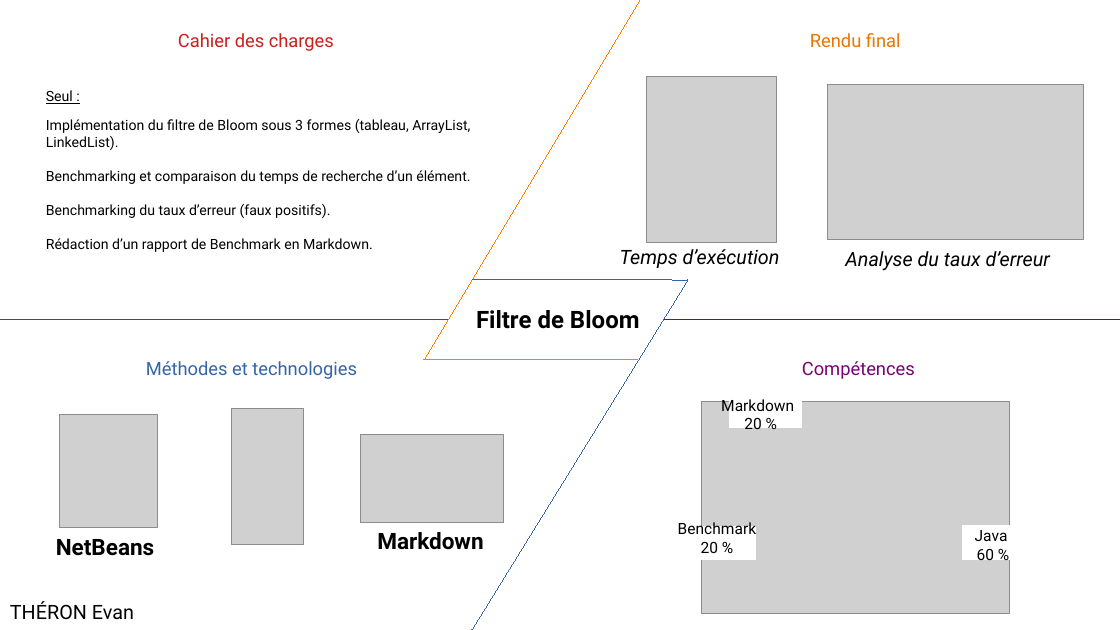
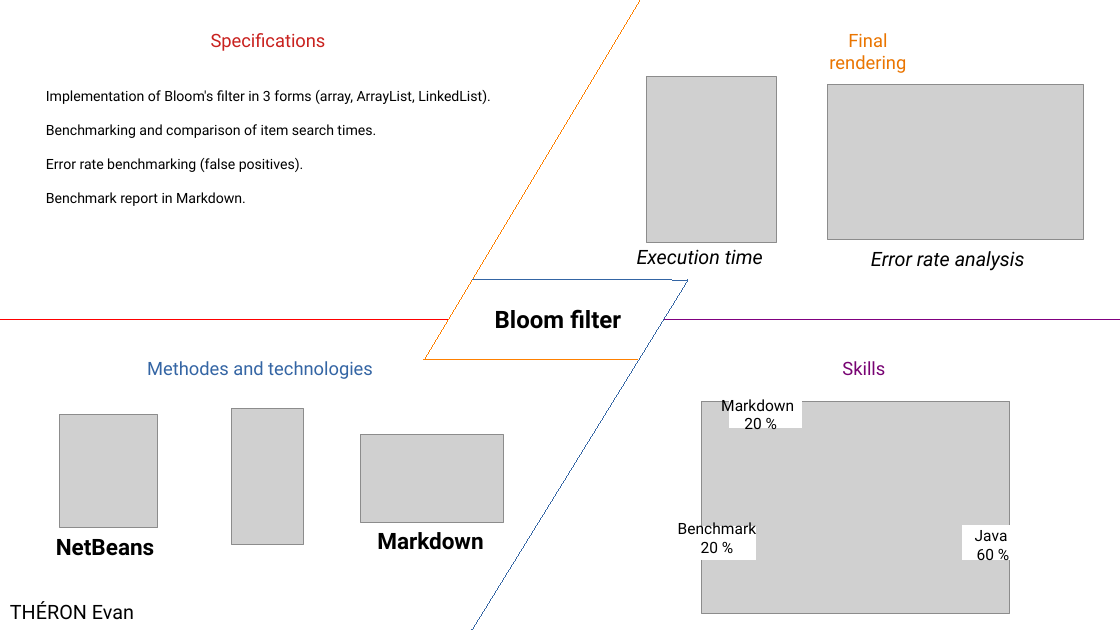
Before and after one commit to evtheron/portfolio, a slide deck: slide 1 of RetEx/Projet_BloomFilter_RetEx.odp. Drawn at 1120x630 pixels with LibreOffice and Linux fonts; fonts in the diff are those of the drawing; grey boxes stand for pictures. Boxes give left, top, right and bottom in pixels: in the first picture for what was removed or moved away, otherwise in the second. Text is boxed around its words. In the diff, an @@ line names an element or a change of style, - is before the commit and + after.

```diff
--- a/RetEx/Projet_BloomFilter_RetEx.odp
+++ b/RetEx/Projet_BloomFilter_RetEx.odp
@@ text at bbox=[211, 33, 326, 51]: text changed @@
-Cahier des charges
+Specifications
@@ text at bbox=[829, 33, 906, 73]: text changed @@
-Rendu final
+Final rendering
@@ text at bbox=[46, 90, 491, 206]: text changed @@
-Seul :
-Implémentation du filtre de Bloom sous 3 formes (tableau, ArrayList, LinkedList).
-Benchmarking et comparaison du temps de recherche d’un élément.
-Benchmarking du taux d’erreur (faux positifs).
-Rédaction d’un rapport de Benchmark en Markdown.
+Implementation of Bloom's filter in 3 forms (array, ArrayList, LinkedList).
+Benchmarking and comparison of item search times.
+Error rate benchmarking (false positives).
+Benchmark report in Markdown.
@@ text at bbox=[637, 249, 763, 265]: text changed @@
-Temps d’exécution
+Execution time
@@ text at bbox=[871, 251, 1025, 271]: text changed @@
-Analyse du taux d’erreur
+Error rate analysis
@@ text at bbox=[495, 309, 621, 329]: text changed @@
-Filtre de Bloom
+Bloom filter
@@ text at bbox=[147, 361, 373, 379]: text changed @@
-Méthodes et technologies
+Methodes and technologies
@@ text at bbox=[842, 361, 885, 375]: text changed @@
-Compétences
+Skills
```
Also in this commit, not shown: 32 other files.
